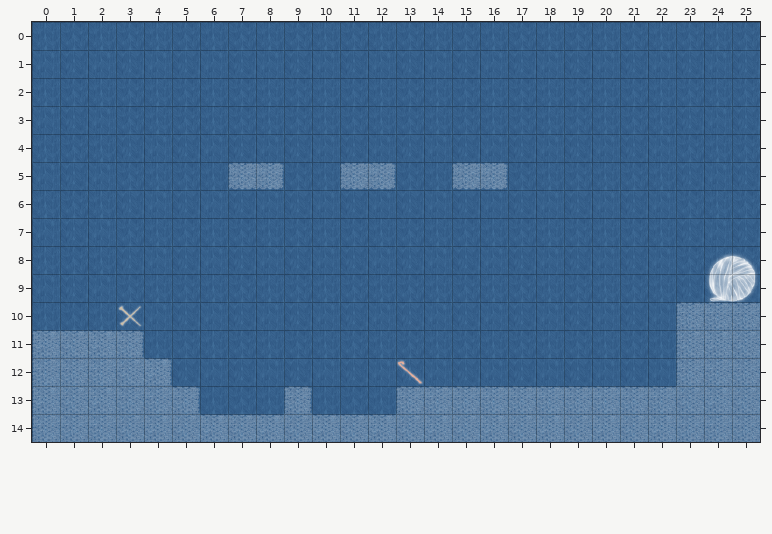
Tiled map (JSON), stored at assets/maps/fallingcubes.json. The picture above is the old version.
Cells are 64x64 px. Shown: x 0..25, y 0..14.
Once edited:
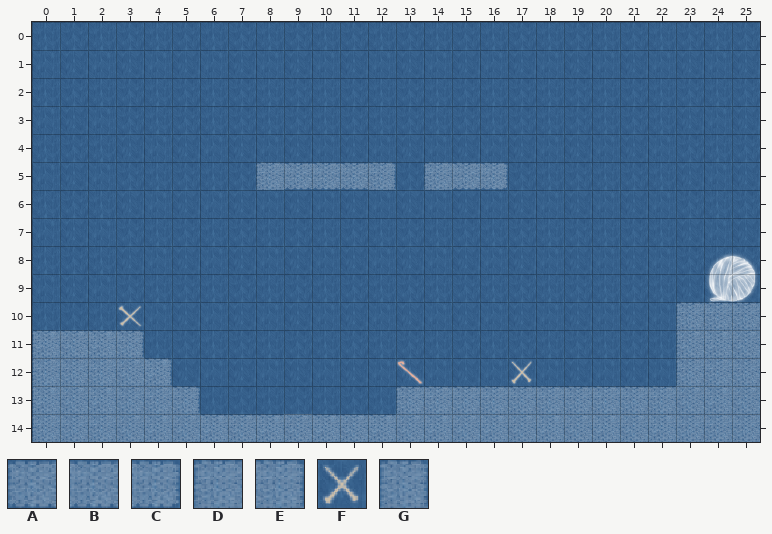
Key: from "tiles": A 0, B 1, C 3, D 8, E 11, F 12, G 20.
_ is an empty cell.
See-through tiles are keyed as they look on the map.
Difference:
Layer "ground":
y 5: x 8..12 _____ -> DBBBE; x 14..15 __ -> DB
y 13: x 9 G -> _
Layer "knit needles":
y 12: x 17 _ -> F
Layer "platforms":
y 5: x 7..8 AC -> __; x 11..12 AC -> __; x 15 A -> _
Where, in picture pixels (left, top, right, bottom), the same in both pictures:
changed: (228, 162, 396, 190)
changed: (424, 162, 454, 190)
added: (510, 360, 533, 385)
removed: (284, 386, 312, 414)
